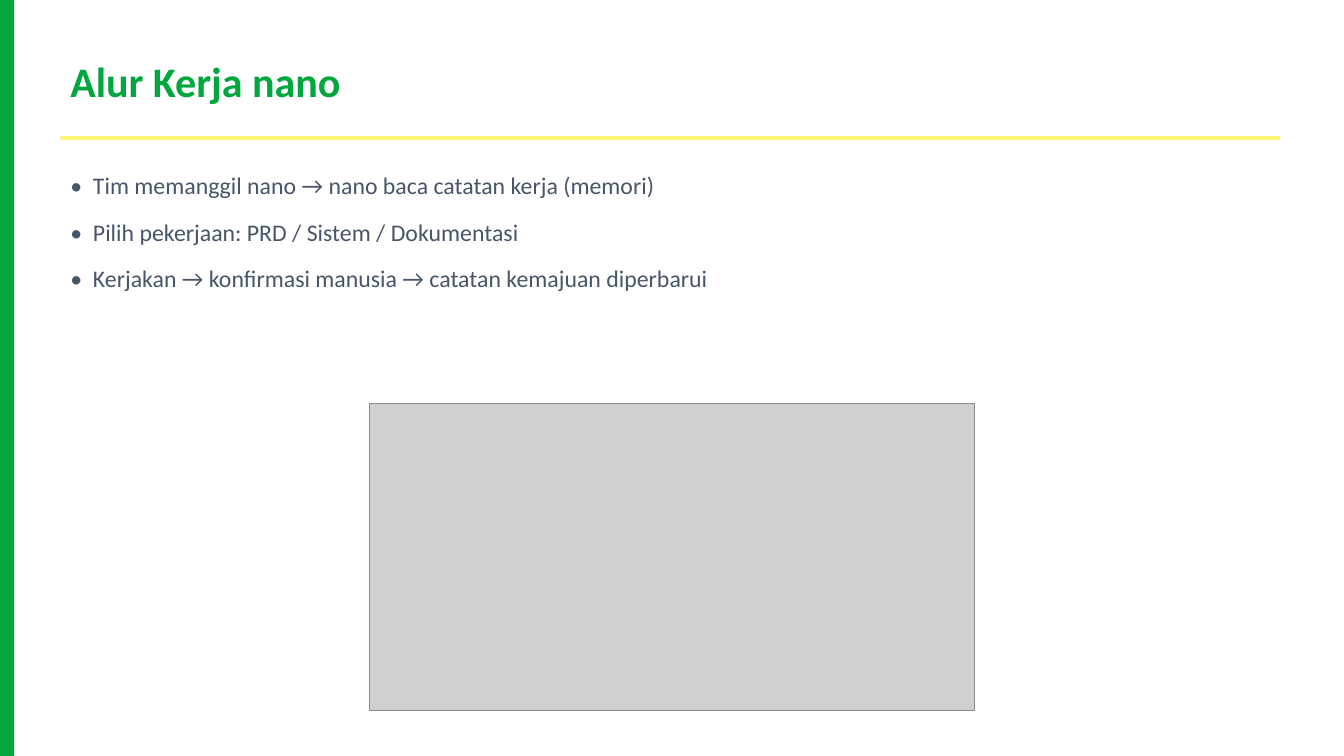
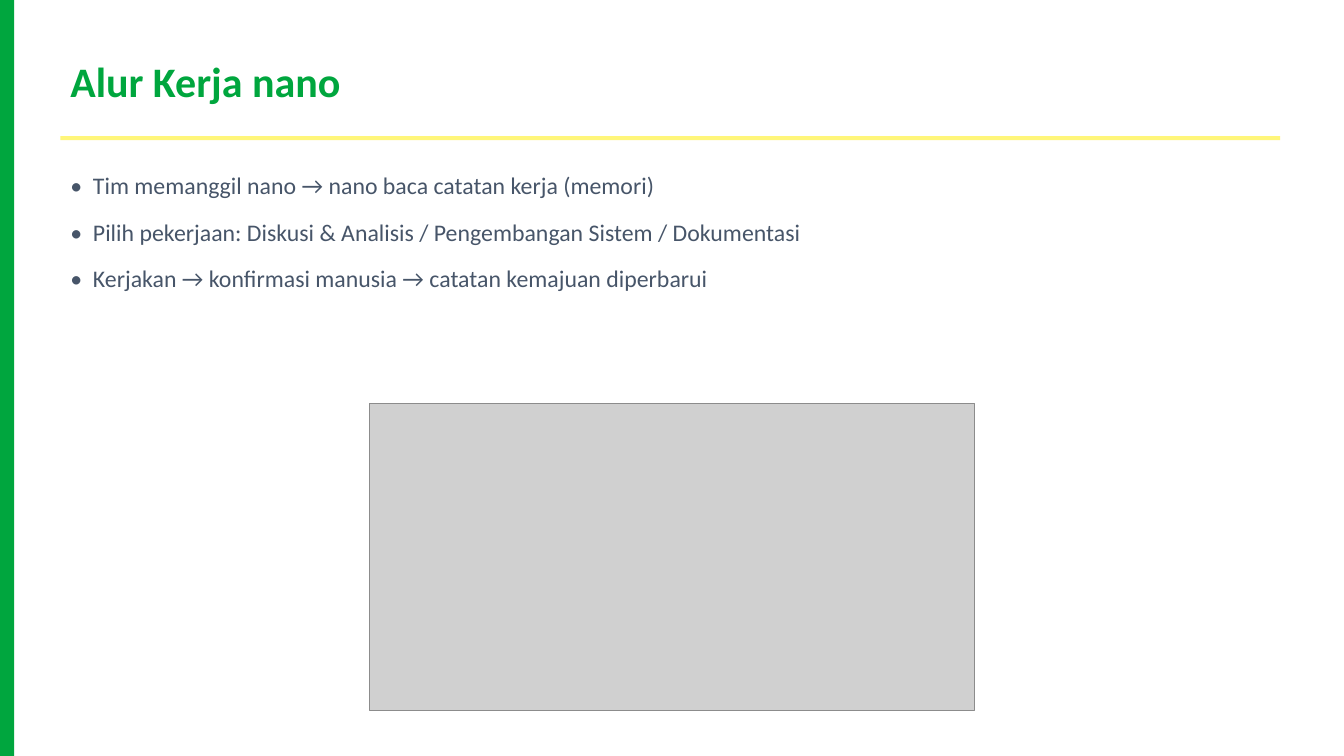
Before and after one commit to dhenta312/hackathon-appraisal, a slide deck: slide 4 of Presentasi-Penilaian-Kinerja.pptx. Drawn at 1344x756 pixels with LibreOffice and Linux fonts; fonts in the diff are those of the drawing; grey boxes stand for pictures. Boxes give left, top, right and bottom in pixels: in the first picture for what was removed or moved away, otherwise in the second. Text is boxed around its words. In the diff, an @@ line names an element or a change of style, - is before the commit and + after.

```diff
--- a/Presentasi-Penilaian-Kinerja.pptx
+++ b/Presentasi-Penilaian-Kinerja.pptx
@@ text at box(93, 224, 800, 245): text changed @@
-• Pilih pekerjaan: PRD / Sistem / Dokumentasi
+• Pilih pekerjaan: Diskusi & Analisis / Pengembangan Sistem / Dokumentasi
```
Also in this commit, not shown: 1 other file.
